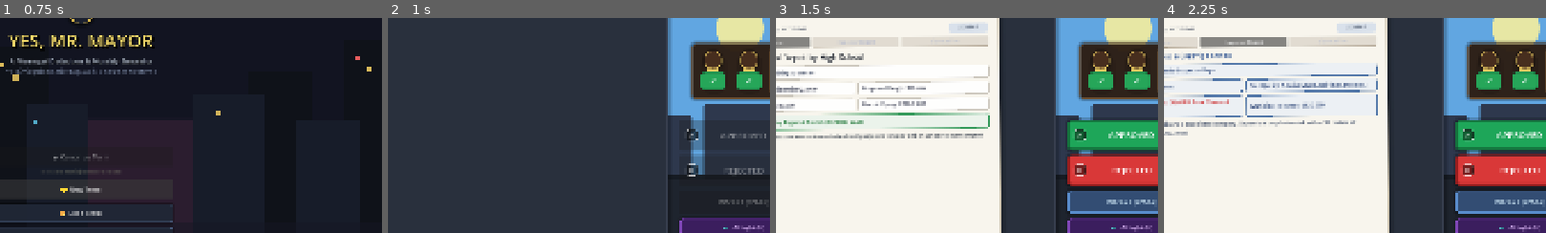
Above: before the commit, frames 1-4 (left to right).
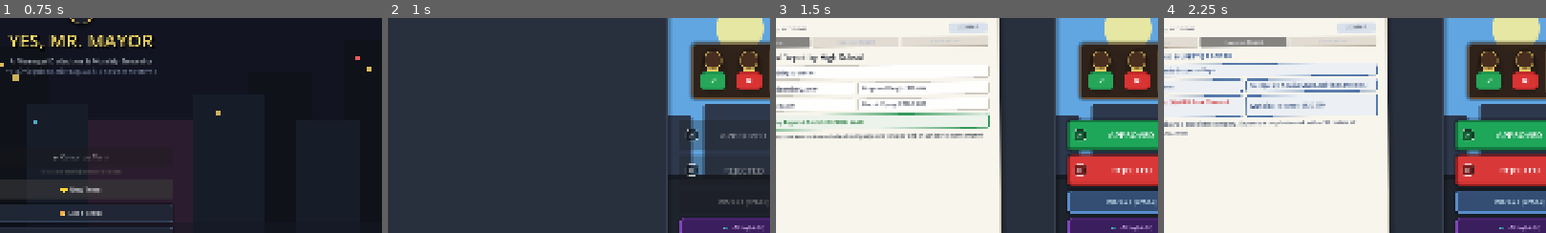
Above: after the commit, the same moments.

Repository: kaansrflioglu/yes-mr-mayor
Game: Godot game, scene res://scenes/menu/MainMenu.tscn
Same seed, same stepped clock (60 frames per second), same inputs: the game is played once before the commit and once after it.
Inputs:
- Up to frame 1 (0.75 s): click "⭐ New Term" at 0.5 s
- Up to frame 2 (1 s): no input
- Up to frame 3 (1.5 s): click "Petition Form" at 1.25 s
- Up to frame 4 (2.25 s): click "Inspector Report" at 2 s
The pictures show only the part of the screen within x 39-89%, y 14-64%; the shares and areas given below are measured in that part.

Frame 1 is identical in both runs. In frame 2, 0.6% of the frame differs, in the area x 91-98%, y 24-34%; in frame 3, 0.6%; in frame 4, 0.6%.

Commit message:
feat: add tactile physical stamp handle with drag and slam mechanics and integration tests

Diff:
--- a/scripts/desk/PhysicalStampHandle.gd
+++ b/scripts/desk/PhysicalStampHandle.gd
@@ -5,19 +5,61 @@
 
 signal stamp_slammed(approved: bool, hit_global_pos: Vector2, hit_rotation: float)
 
-@export var is_approve_stamp: bool = true
+@export var is_approve_stamp: bool = true:
+	set(val):
+		is_approve_stamp = val
+		_update_appearance()
+
 @onready var handle_sprite: Control = %HandleVisual if has_node("%HandleVisual") else self
 @onready var shadow_sprite: Control = %ShadowVisual if has_node("%ShadowVisual") else null
+@onready var rubber_base: Panel = %RubberBase if has_node("%RubberBase") else null
+@onready var stamp_icon: Label = %StampIcon if has_node("%StampIcon") else null
 
 var is_dragging: bool = false
 var rest_position: Vector2 = Vector2.ZERO
+var has_captured_rest: bool = false
 var drag_offset: Vector2 = Vector2.ZERO
 var is_animating_slam: bool = false
 
 
 func _ready() -> void:
-	rest_position = position
 	gui_input.connect(_on_gui_input)
+	_update_appearance()
+	_deferred_capture_rest.call_deferred()
+
+
+func _deferred_capture_rest() -> void:
+	if not has_captured_rest and not is_dragging and not is_animating_slam:
+		rest_position = position
+		has_captured_rest = true
+
+
+func _update_appearance() -> void:
+	if rubber_base == null or stamp_icon == null:
+		return
+
+	var style := StyleBoxFlat.new()
+	style.corner_radius_top_left = 8
+	style.corner_radius_top_right = 8
+	style.corner_radius_bottom_right = 8
+	style.corner_radius_bottom_left = 8
+	style.border_width_left = 1
+	style.border_width_top = 1
+	style.border_width_right = 1
+	style.border_width_bottom = 2
+
+	if is_approve_stamp:
+		style.bg_color = Color(0.15, 0.65, 0.35, 1.0)
+		style.border_color = Color(0.1, 0.45, 0.25, 1.0)
+		stamp_icon.text = "✔"
+		tooltip_text = tr("UI_STAMP_APPROVED")
+	else:
+		style.bg_color = Color(0.85, 0.2, 0.2, 1.0)
+		style.border_color = Color(0.55, 0.1, 0.1, 1.0)
+		stamp_icon.text = "✖"
+		tooltip_text = tr("UI_STAMP_REJECTED")
+
+	rubber_base.add_theme_stylebox_override("panel", style)
 
 
 func _on_gui_input(event: InputEvent) -> void:
@@ -33,6 +75,9 @@
 
 
 func start_drag(mouse_glob: Vector2) -> void:
+	if not has_captured_rest:
+		rest_position = position
+		has_captured_rest = true
 	is_dragging = true
 	drag_offset = global_position - mouse_glob
 	z_index = 50
@@ -72,10 +117,12 @@
 func trigger_hotkey_slam(target_glob: Vector2) -> void:
 	if is_dragging or is_animating_slam:
 		return
+	if not has_captured_rest:
+		rest_position = position
+		has_captured_rest = true
 	is_animating_slam = true
 	z_index = 50
 
-	var orig_pos := position
 	var slam_rot: float = deg_to_rad(randf_range(-5.0, 5.0))
 
 	var tween := create_tween()
@@ -91,7 +138,7 @@
 	tween.tween_property(handle_sprite, "scale", Vector2.ONE, 0.12).set_trans(Tween.TRANS_ELASTIC)
 
 	# Return to rack
-	tween.tween_property(self, "position", orig_pos, 0.25).set_trans(Tween.TRANS_CUBIC).set_ease(Tween.EASE_OUT)
+	tween.tween_property(self, "position", rest_position, 0.25).set_trans(Tween.TRANS_CUBIC).set_ease(Tween.EASE_OUT)
 	tween.finished.connect(func():
 		is_animating_slam = false
 		z_index = 0
--- a/tests/test_physical_stamps.gd
+++ b/tests/test_physical_stamps.gd
@@ -40,10 +40,14 @@
 	assert(desk_instance.physical_stamp_rack != null, "PhysicalStampRack must be present in DeskView.")
 	var rack = desk_instance.physical_stamp_rack
 	var approve_handle = rack.approve_handle
+	var reject_handle = rack.reject_handle
+	assert(approve_handle.stamp_icon.text == "✔", "Approve handle must display checkmark icon.")
+	assert(reject_handle.stamp_icon.text == "✖", "Reject handle must display cross icon.")
+	await get_tree().process_frame
 
 	var orig_pos: Vector2 = approve_handle.position
 
-	# Simulate dragging handle to outside position
+	# Simulate dragging approve handle to outside position
 	approve_handle.start_drag(Vector2(100, 100))
 	approve_handle.global_position = Vector2(50, 50) # Far top-left outside document
 	approve_handle.finish_slam(Vector2(50, 50))
@@ -53,7 +57,17 @@
 
 	assert(desk_instance.active_document != null, "Active document must still exist.")
 	assert(not desk_instance.active_document.is_stamped, "Document must NOT be stamped when dropped outside.")
-	assert(approve_handle.position.distance_to(orig_pos) < 2.0, "Handle must return to rest position.")
+	assert(approve_handle.position.distance_to(orig_pos) < 2.0, "Approve handle must return to rest position.")
+
+	# Simulate dragging reject handle to outside position
+	var reject_orig_pos: Vector2 = reject_handle.position
+	reject_handle.start_drag(Vector2(200, 200))
+	reject_handle.global_position = Vector2(60, 60)
+	reject_handle.finish_slam(Vector2(60, 60))
+
+	await get_tree().create_timer(0.4).timeout
+	assert(reject_handle.position.distance_to(reject_orig_pos) < 2.0, "Reject handle must return to its own rest slot.")
+	assert(reject_handle.position.distance_to(approve_handle.position) > 50.0, "Reject handle must not overlap approve handle!")
 
 	desk_instance.queue_free()
 	print("  -> Missed drop handled cleanly: handle returned without triggering decision.")
